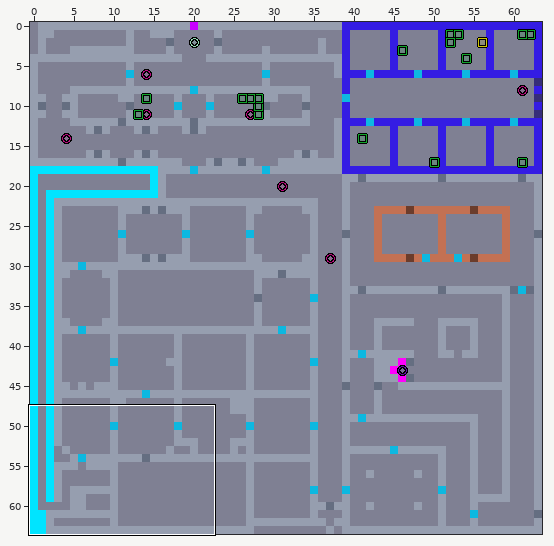
Level history. LDtk project: assets/levels/pxlwolf.ldtk. Above, an overview of the earlier version with the close-up marked.
Close-up. As it was:
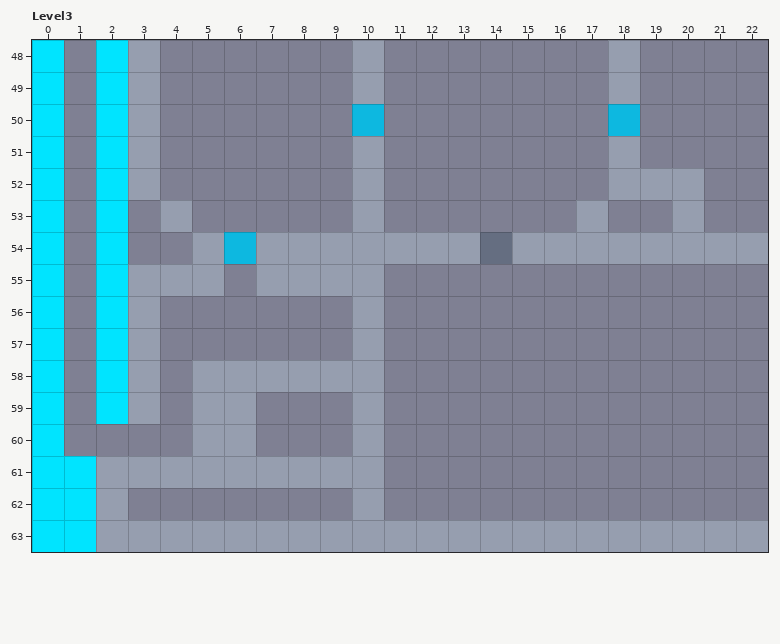
Cells are 16x16 px. Shown: Level3 x 0..22, y 48..63. The commit also changed other parts of the map, which this record leaves out.
The result:
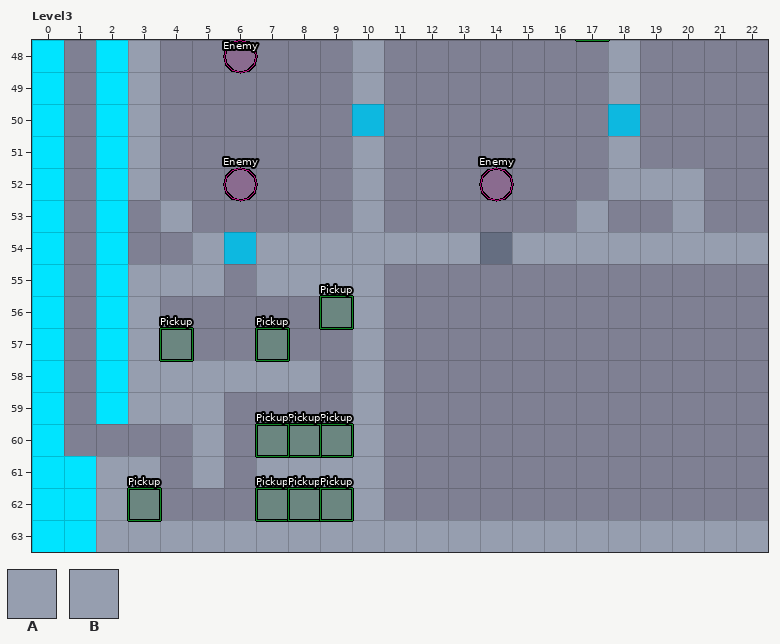
Key: from "Walls": A 1 "Stone1", B 2 "Stone2".
_ is an empty cell.
Objects are placed by their top-left corner, in cells (3,4 is the top-left corner of cell 3,4); size is 1x1 cell unless given.
Tiles replaced or removed in this view: B.
Diff:
Changed rows in their new state; . is an unchanged cell.
Layer "Walls":
first column x 4:
58 A...._
59 A._...
60 .._...
61 _._A..
Layer "Entities":
added: "Enemy" ellipse at 14,52
added: "Enemy" ellipse at 6,48
added: "Enemy" ellipse at 6,52
added: "Pickup" rectangle at 9,56
added: "Pickup" rectangle at 7,57
added: "Pickup" rectangle at 4,57
added: "Pickup" rectangle at 9,60
added: "Pickup" rectangle at 8,60
added: "Pickup" rectangle at 7,60
added: "Pickup" rectangle at 7,62
added: "Pickup" rectangle at 8,62
added: "Pickup" rectangle at 9,62
added: "Pickup" rectangle at 3,62
